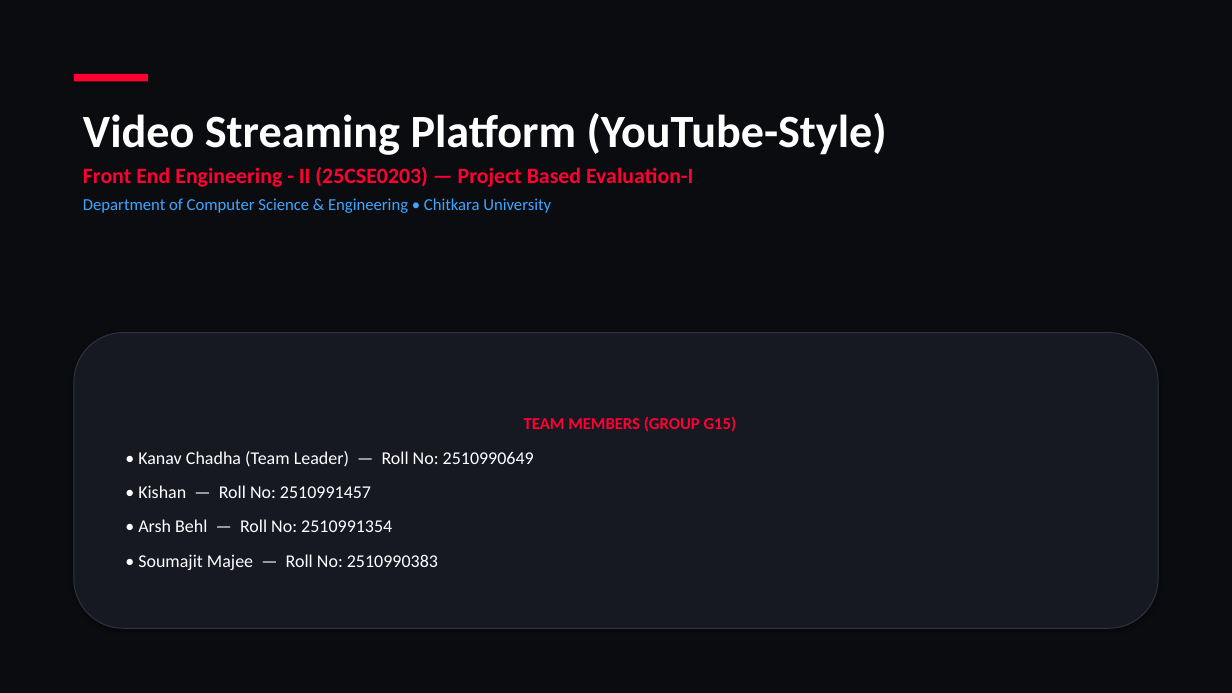
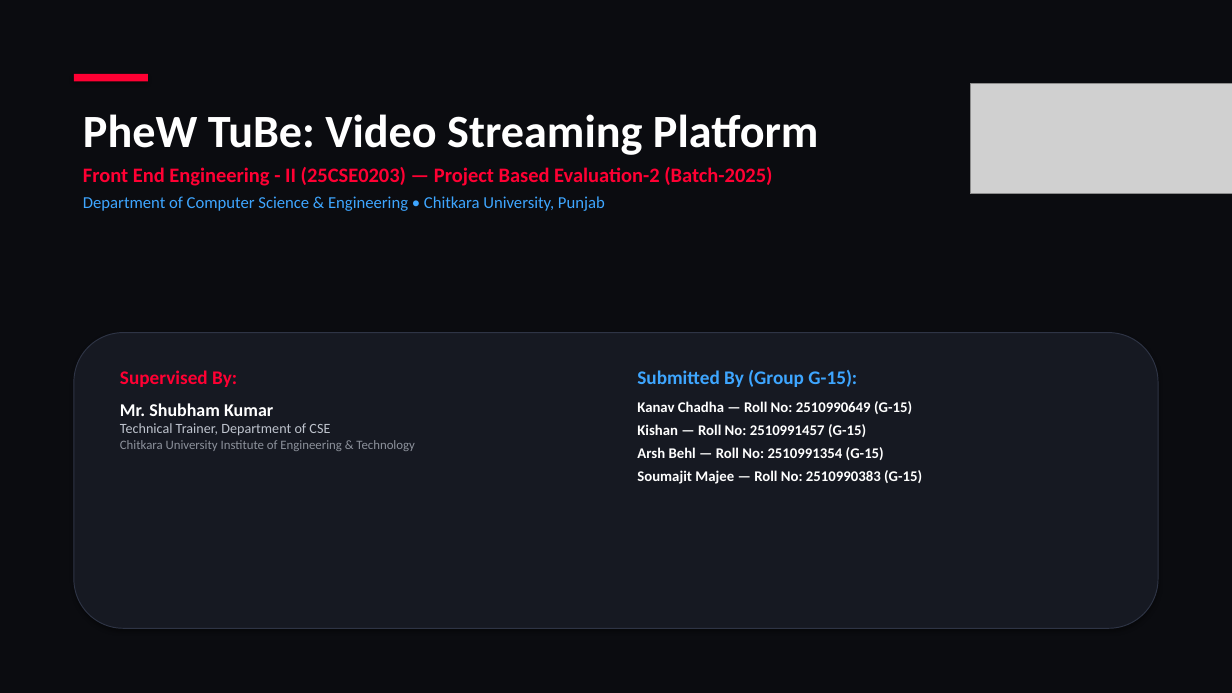
Before and after one commit to kishan-777/Front-End-Engineering_Evaluation-based-project, a slide deck: slide 1 of G15-PID-17.pptx. Drawn at 1232x693 pixels with LibreOffice and Linux fonts; fonts in the diff are those of the drawing; grey boxes stand for pictures. Boxes give left, top, right and bottom in pixels: in the first picture for what was removed or moved away, otherwise in the second. Text is boxed around its words. In the diff, an @@ line names an element or a change of style, - is before the commit and + after.

```diff
--- a/G15-PID-17.pptx
+++ b/G15-PID-17.pptx
@@ picture added at [970, 83, 1232, 194] @@
@@ text at [83, 114, 819, 211]: text changed; size 17 to 16 pt @@
-Video Streaming Platform (YouTube-Style)
-Front End Engineering - II (25CSE0203) — Project Based Evaluation-I
-Department of Computer Science & Engineering • Chitkara University
+PheW TuBe: Video Streaming Platform
+Front End Engineering - II (25CSE0203) — Project Based Evaluation-2 (Batch-2025)
+Department of Computer Science & Engineering • Chitkara University, Punjab
@@ text added at [120, 370, 415, 451], 10 pt, text #8C919B @@
+Supervised By:
+Mr. Shubham Kumar
+Technical Trainer, Department of CSE
+Chitkara University Institute of Engineering & Technology
@@ text added at [637, 370, 922, 484], 11.5 pt, text #FFFFFF, bold @@
+Submitted By (Group G-15):
+Kanav Chadha — Roll No: 2510990649 (G-15)
+Kishan — Roll No: 2510991457 (G-15)
+Arsh Behl — Roll No: 2510991354 (G-15)
+Soumajit Majee — Roll No: 2510990383 (G-15)
@@ text in rounded rectangle at [138, 417, 737, 570]: text removed @@
-TEAM MEMBERS (GROUP G15)
-• Kanav Chadha (Team Leader) — Roll No: 2510990649
-• Kishan — Roll No: 2510991457
-• Arsh Behl — Roll No: 2510991354
-• Soumajit Majee — Roll No: 2510990383
```
Also in this commit, not shown: 11 slides added, 8 slides removed, 3 other files.
